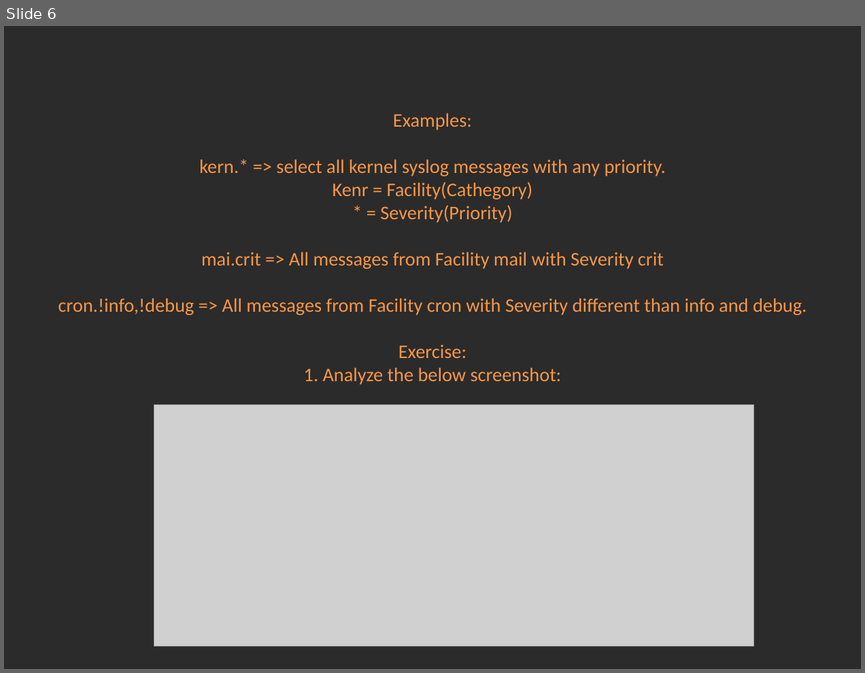
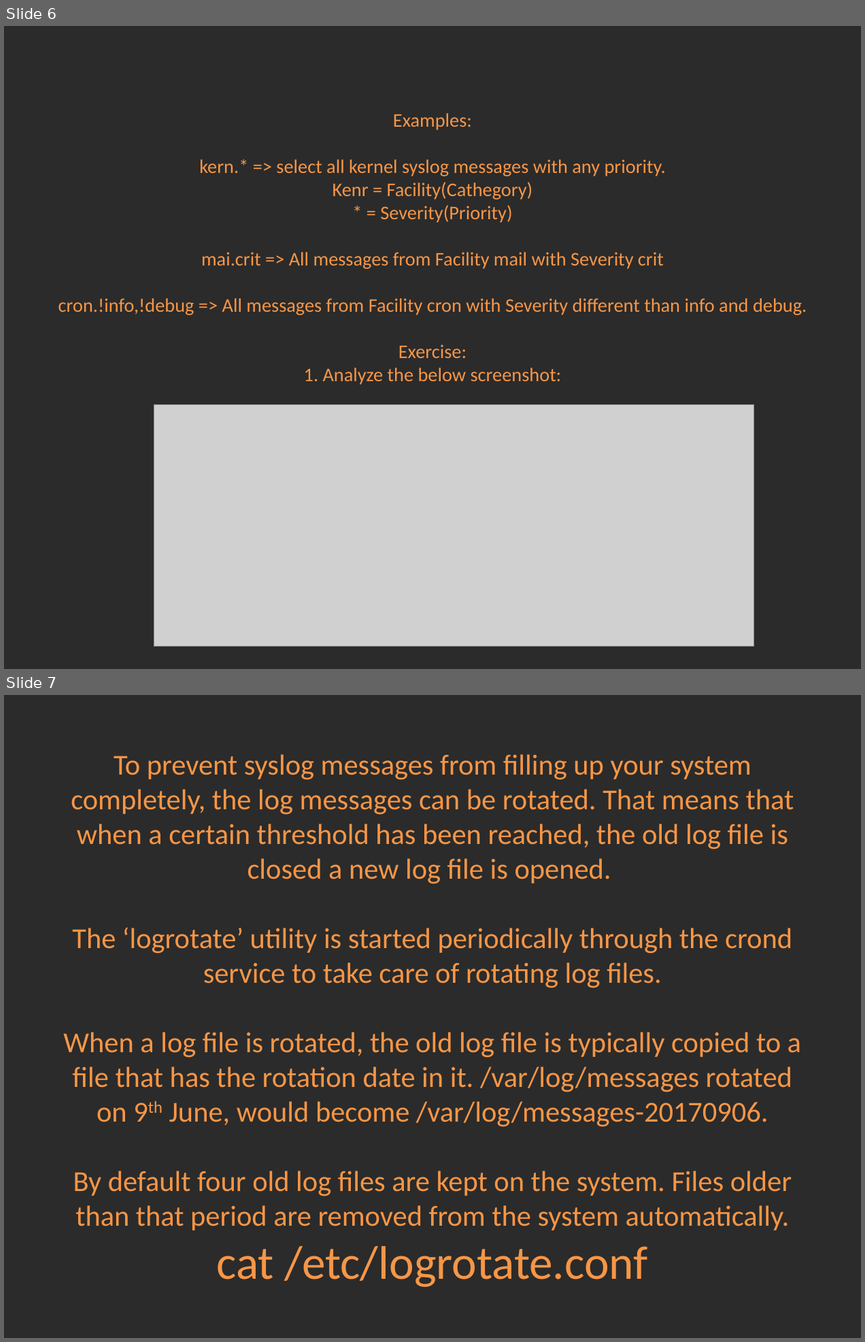
Before and after one commit to Academy-Soft-Intellect/Linux-Course, a slide deck: 11.Logging/11-Logging.pptx. Shown one above the other, each under a label of ours: slide 6 before the commit, slides 6 and 7 after it. The pictures are 865x673 and 865x1342 pixels, drawn with LibreOffice and Linux fonts; fonts in the diff are those of the drawing; grey boxes stand for pictures; background and template pictures are left out; a plain dark background stands for a picture behind light text. Boxes give left, top, right and bottom in pixels: in the first picture for what was removed or moved away, otherwise in the second. Text is boxed around its words. In the diff, an @@ line names an element or a change of style, - is before the commit and + after.

Commit message:
Logrotate + info.md

```diff
--- a/11.Logging/11-Logging.pptx
+++ b/11.Logging/11-Logging.pptx
@@ slide 7 added at [4,695,861,1338], background picture (left out) @@
@@ title added at [63,754,801,1287], 24.3 pt, text #F79646 @@
+To prevent syslog messages from filling up your system completely, the log messages can be rotated. That means that when a certain threshold has been reached, the old log file is closed a new log file is opened.
+The ‘logrotate’ utility is started periodically through the crond service to take care of rotating log files.
+When a log file is rotated, the old log file is typically copied to a file that has the rotation date in it. /var/log/messages rotated on 9th June, would become /var/log/messages-20170906.
+By default four old log files are kept on the system. Files older than that period are removed from the system automatically.
+cat /etc/logrotate.conf
```
Also in this commit, not shown: 1 other slide added, 1 other file.
